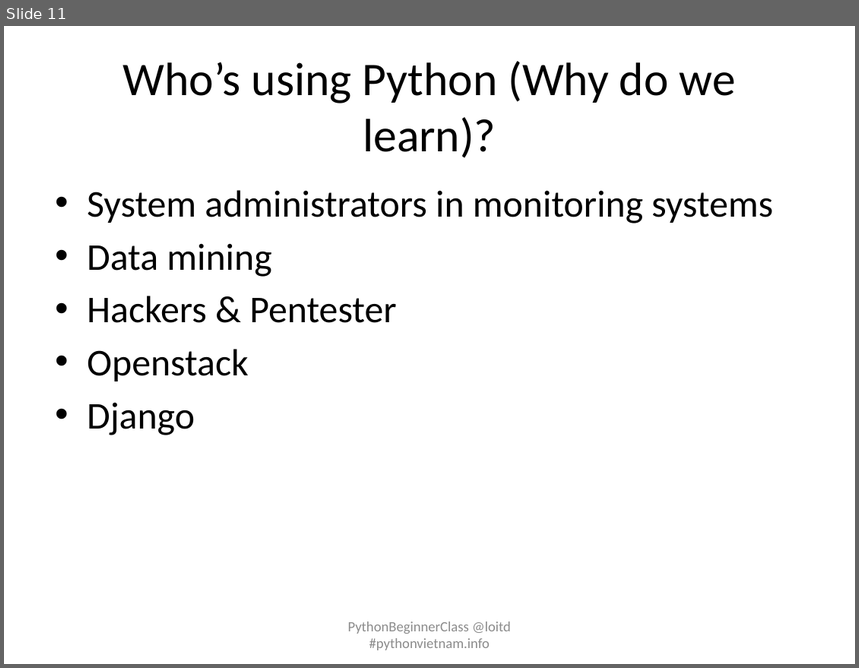
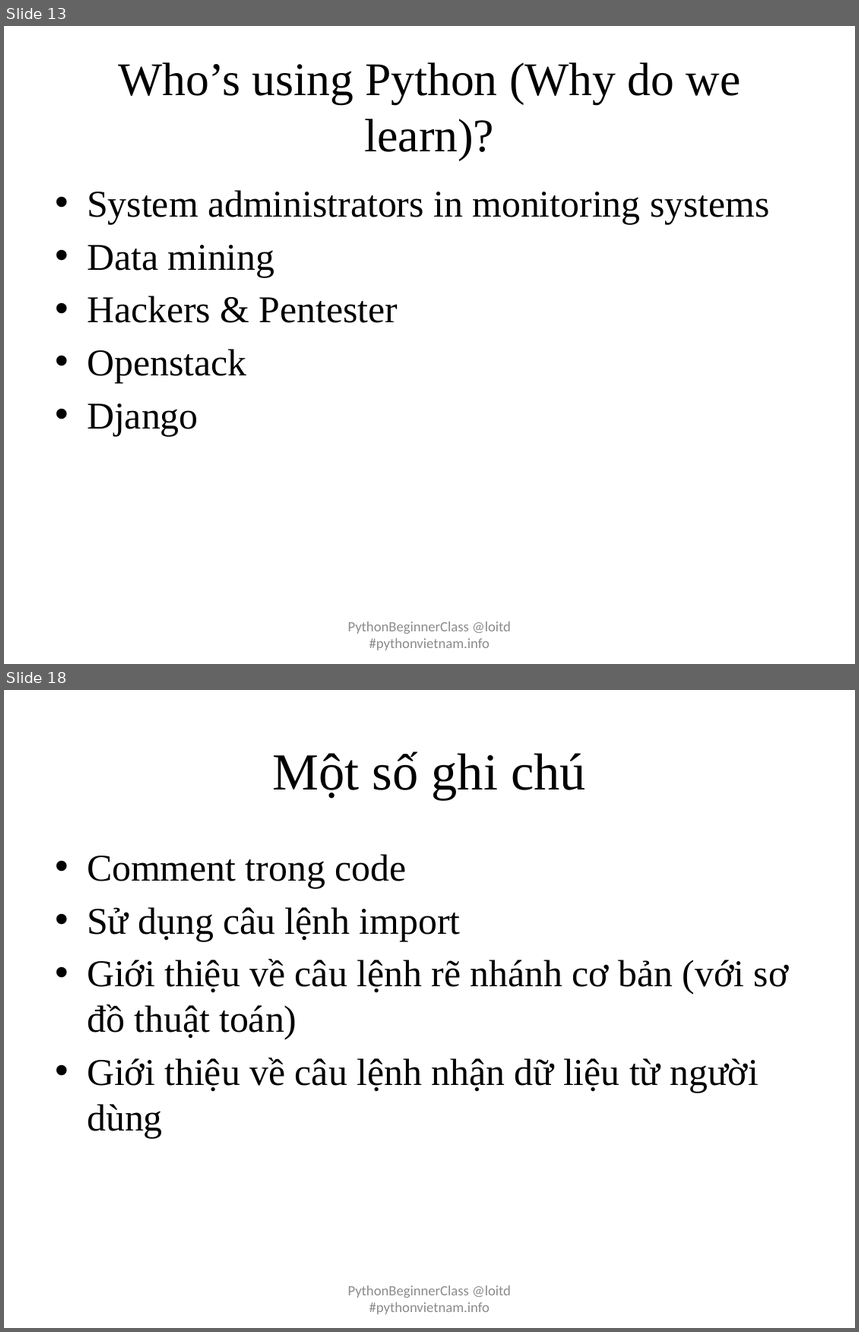
Before and after one commit to pythonvietnam/pbc032015, a slide deck: pbc-day-01-introduction.pptx. Shown one above the other, each under a label of ours: slide 11 before the commit, slides 13 and 18 after it; the slides between them are not shown. The pictures are 859x668 and 859x1332 pixels, drawn with LibreOffice and Linux fonts; fonts in the diff are those of the drawing. Boxes give left, top, right and bottom in pixels: in the first picture for what was removed or moved away, otherwise in the second. Text is boxed around its words. In the diff, an @@ line names an element or a change of style, - is before the commit and + after.

```diff
--- a/pbc-day-01-introduction.pptx
+++ b/pbc-day-01-introduction.pptx
@@ slide 18 added at (4,690,855,1328), background #FFFFFF @@
@@ title added at (273,752,586,799), 44 pt, text #000000 @@
+Một số ghi chú
@@ text added at (87,854,789,1138), 32 pt, text #000000 @@
+• Comment trong code
+• Sử dụng câu lệnh import
+• Giới thiệu về câu lệnh rẽ nhánh cơ bản (với sơ đồ thuật toán)
+• Giới thiệu về câu lệnh nhận dữ liệu từ người dùng
@@ text added at (348,1286,511,1315), 12 pt, text #8C8C8C @@
+PythonBeginnerClass @loitd #pythonvietnam.info
@@ what was slide 11 is now slide 13 @@
@@ slide 13 changed as well @@
@@ title "Who’s using Python (Why do ..." at (118,62,741,160): font Calibri to Times New Roman @@
@@ text "System administrators in monitoring systems" at (87,190,770,436): font Calibri to Times New Roman @@
```
Also in this commit, not shown: 12 other slides changed, 5 other slides added, 2 slides removed, 1 other file.
